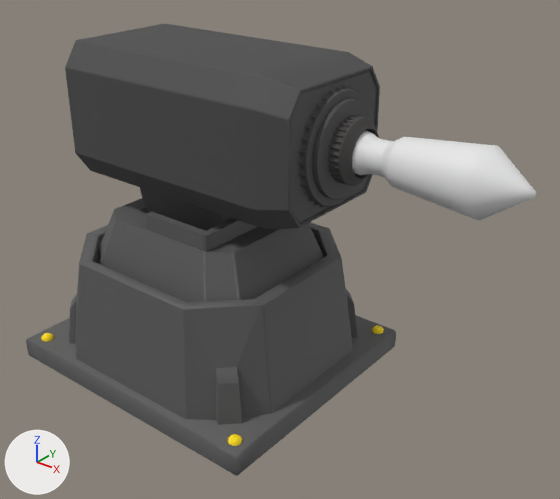
An edit to the FBX model TowerDefense/Assets/Imports/Turrets/Missile Launcher.fbx, drawn before and after from the same camera.
Before and after are seen from a 50 mm camera at (6.93, -6.99, 6.55) aimed at (1.36, -0.03, 2.23). Arrows for +X, +Y and +Z are at lower left; the lights stay in place. Vertices at the same position are counted once.

In view in the first picture: 'Missile', 'Stand', 'Turret'.
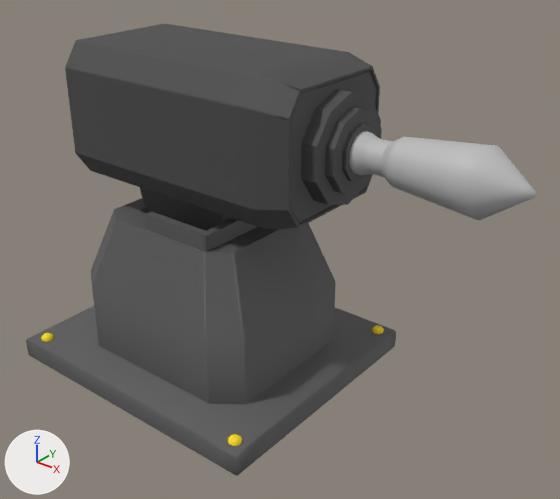
Where the newer file only moved an object's origin or applied its transform, the numbers keep the older frame.

Changed parts and their boxes (x1, y1, x2, y2) in the pictures (560 x 499 px):
'Turret', reshaped
    before: (65, 24, 380, 231)
    after: (65, 24, 382, 231)
'Missile', recoloured (white to grey)
    both: (350, 131, 536, 220)
part 1 of me_cylinder, deleted
    before: (297, 85, 374, 207)
part 2 of me_cylinder, deleted
    before: (327, 115, 379, 186)
part 3 of me_cylinder, built on
    before: (289, 68, 379, 226)
    after: (289, 68, 382, 226)
part 4 of me_cube_009, deleted
    before: (69, 222, 358, 425)
part 5 of me_cube_009, added
    after: (92, 282, 336, 404)

The edits, one by one:
Material 'lambert1' (mat_lambert1) is new.
Its base color is (0.5, 0.5, 0.5) (grey #bcbcbc).
me_cylinder is used by ob_turret; location (0.0, 0.0, 2.79).
me_cylinder had 1785 vertices, 1682 faces and spanned x -1.36..2.55, y -0.99..0.99, z -0.77..1.85.
me_cylinder now has 394 vertices, 341 faces and spans x -1.36..2.5, y -0.99..0.99, z -0.77..1.85.
me_cylinder part 1: the loose piece of 803 vertices spanning x 2.1..2.3, y -0.71..0.71, z 0.24..1.66 is deleted.
me_cylinder part 2: the loose piece of 672 vertices spanning x 2.17..2.55, y -0.38..0.38, z 0.58..1.34 is deleted.
Part 3, on me_cylinder:
24 faces are deleted.
44 vertices are added at x 2.13..2.45, y -0.63..0.63, z 0.3..1.62.
10 new vertices lie (0.37, 0.0, 0.0) away from vertices in x 2.13, y -0.24..0.24, z 0.71..1.21.
10 new vertices lie (0.21, 0.0, 0.0) away from vertices in x 2.13, y -0.63..0.63, z 0.3..1.62.
10 new vertices lie (0.11, 0.0, 0.0) away from vertices in x 2.34, y -0.47..0.47, z 0.46..1.45.
10 new vertices lie (0.05, 0.0, 0.0) away from vertices in x 2.45, y -0.32..0.32, z 0.63..1.29.
96 new faces join them, mat_main_turret (dark grey #494949).
me_cylinder_001 has 608 vertices, 578 faces and spans x -0.53..1.65, y -0.39..0.39, z -0.39..0.39.
me_cylinder_001 now uses material mat_lambert1 (grey #bcbcbc).
me_cube_009 is used by ob_stand; location (0.0, 0.0, 0.0).
me_cube_009 had 928 vertices, 735 faces and spanned x -1.98..2.12, y -1.79..1.79, z 0.17..2.61.
me_cube_009 now has 548 vertices, 384 faces and spans x -1.98..2.12, y -1.79..1.79, z 0.17..2.61.
me_cube_009 part 4: the loose piece of 404 vertices spanning x -1.74..1.93, y -1.67..1.67, z 0.2..1.91 is deleted.
Part 5, on me_cube_009:
24 new vertices lie (0.0, 0.0, -0.97) away from vertices in x -1.37..1.56, y -1.25..1.25, z 1.42.
24 new faces join them, mat_stand (dark grey #5a5a5a).
